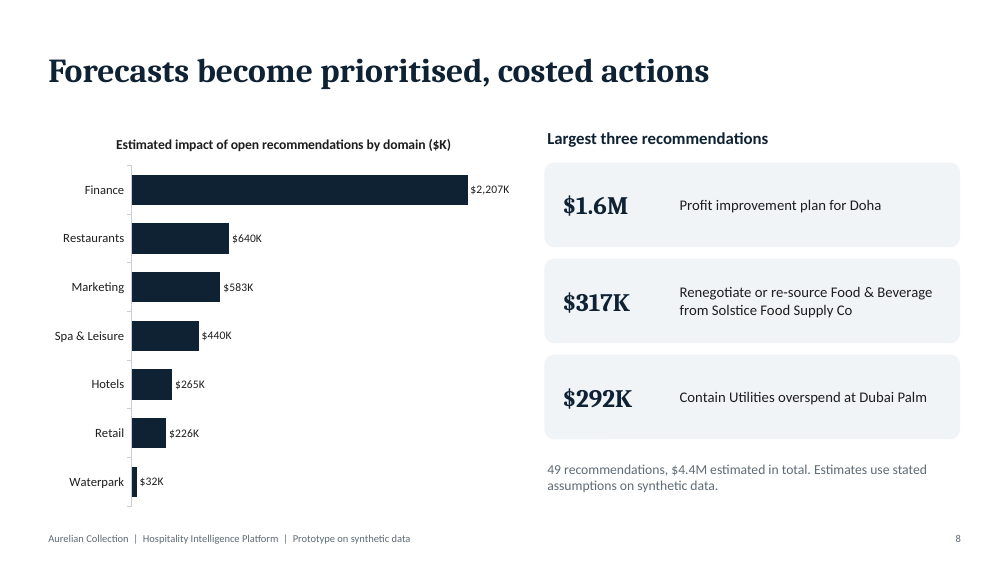
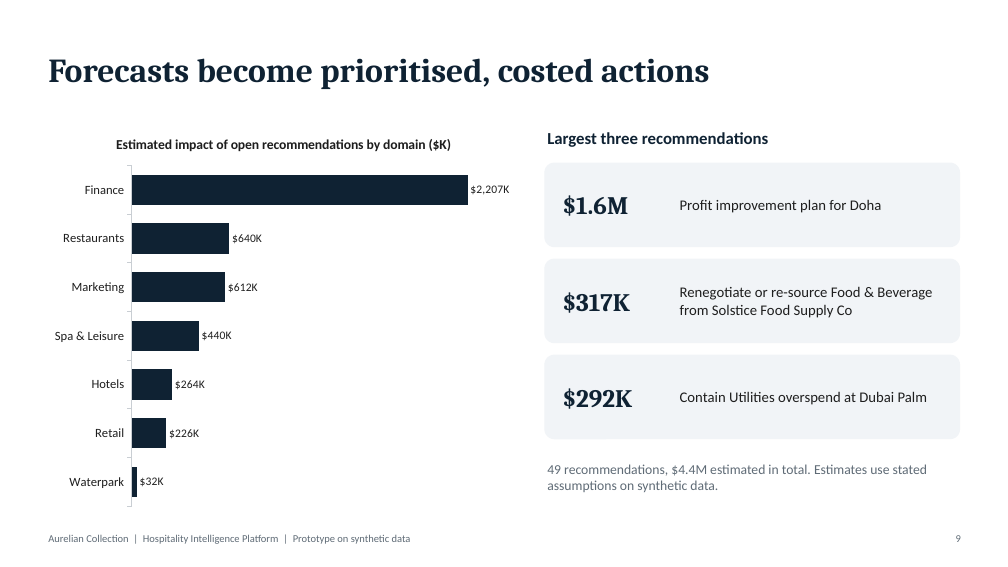
Before and after one commit to nestrenny/hotelchain, a slide deck: slide 9 of docs/Leadership Briefing.pptx (slide 8 before the commit). Drawn at 1008x567 pixels with LibreOffice and Linux fonts; fonts in the diff are those of the drawing. Boxes give left, top, right and bottom in pixels: in the first picture for what was removed or moved away, otherwise in the second. Text is boxed around its words. In the diff, an @@ line names an element or a change of style, - is before the commit and + after.

```diff
--- a/docs/Leadership Briefing.pptx
+++ b/docs/Leadership Briefing.pptx
@@ bar chart at (45,121,522,514) @@
@@ Series 1, Marketing: 583 to 612 @@
@@ Series 1, Hotels: 265 to 264 @@
```
Also in this commit, not shown: 12 other slides changed, 1 slide added, 11 other files.
